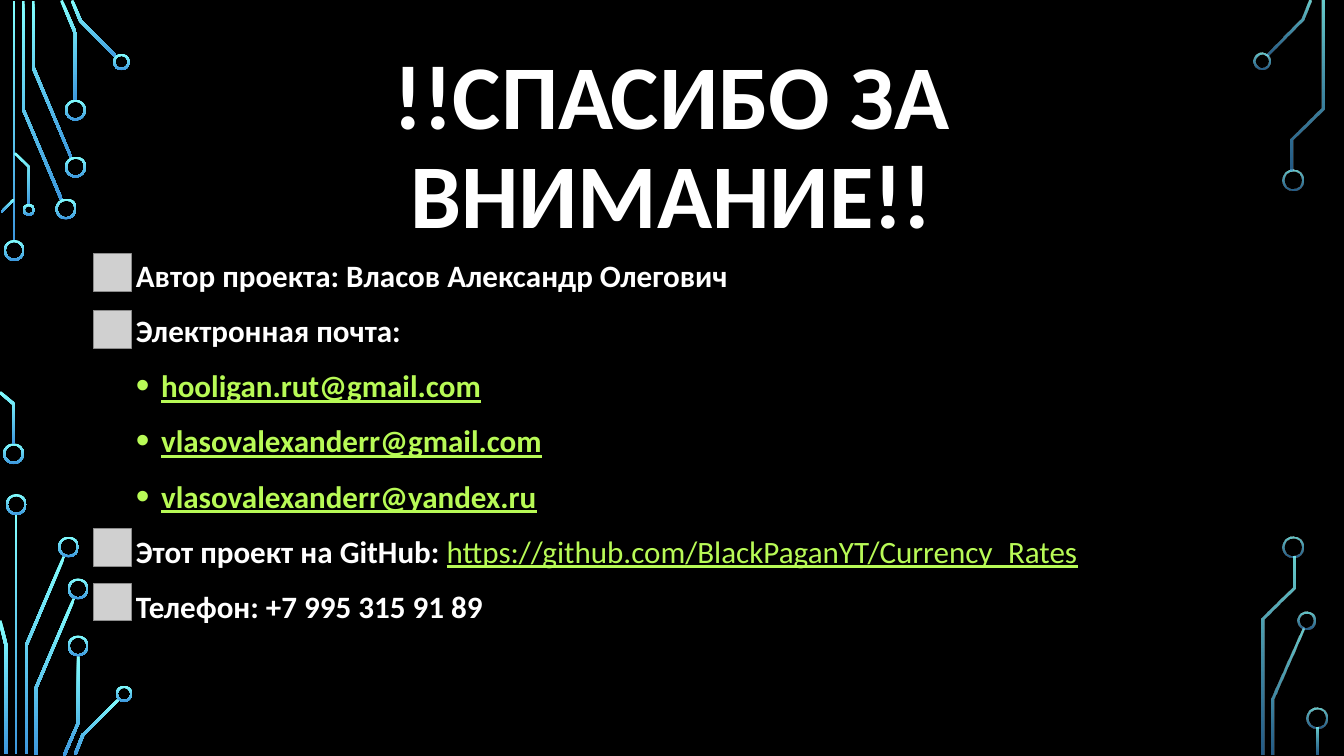
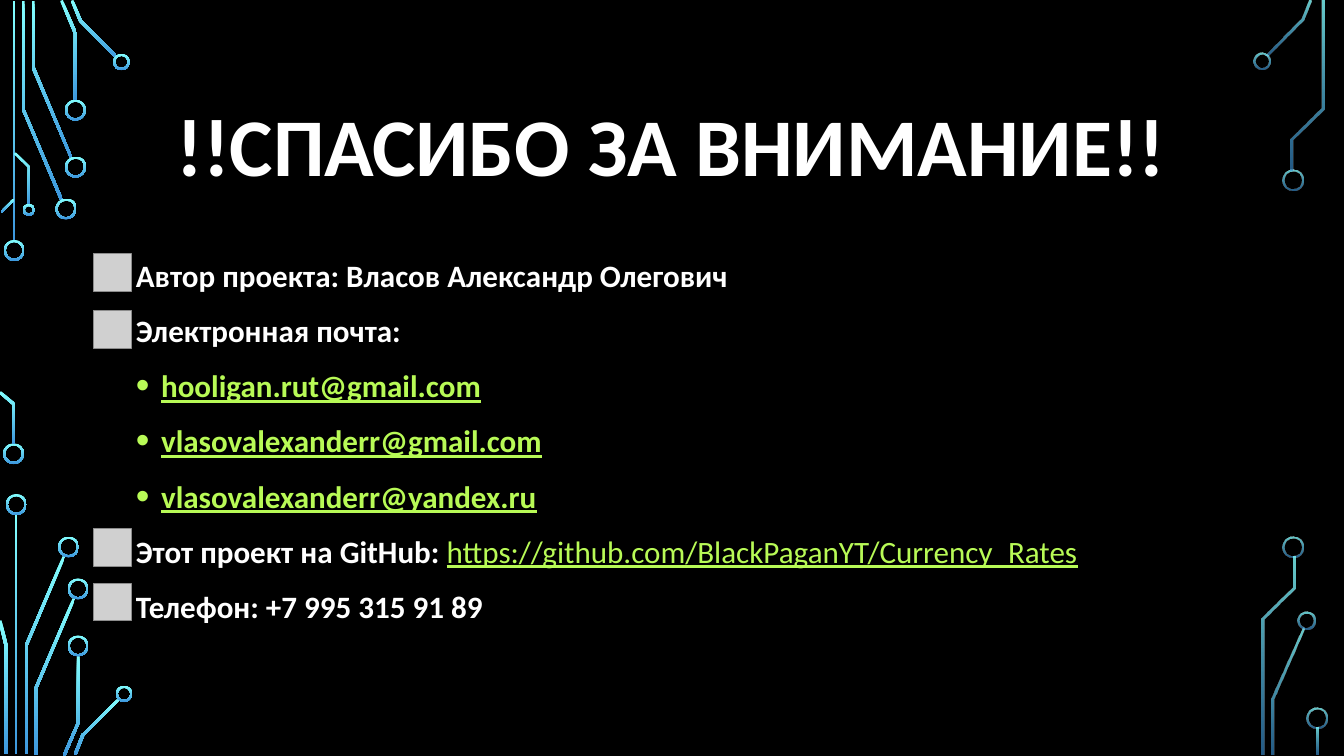
Before and after one commit to BlackPaganYT/Currency_Rates, a slide deck: slide 11 of Конвентатор валют.pptx. Drawn at 1344x756 pixels with LibreOffice and Linux fonts; fonts in the diff are those of the drawing; grey boxes stand for pictures; background and template pictures are left out. Boxes give left, top, right and bottom in pixels: in the first picture for what was removed or moved away, otherwise in the second. Text is boxed around its words. In the diff, an @@ line names an element or a change of style, - is before the commit and + after.

```diff
--- a/Конвентатор валют.pptx
+++ b/Конвентатор валют.pptx
@@ title "!!СПАСИБО ЗА ВНИМАНИЕ!!" at bbox=[177, 120, 1165, 177]: size 65 to 58.5 pt @@
```
Also in this commit, not shown: 4 other slides changed.
